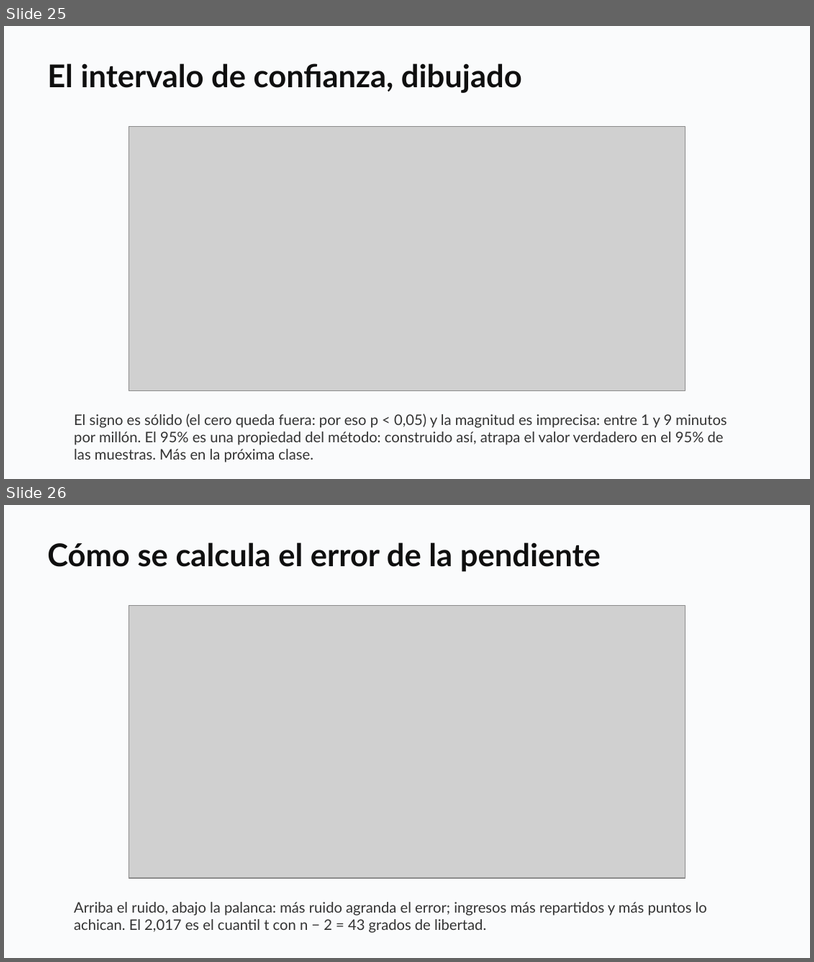
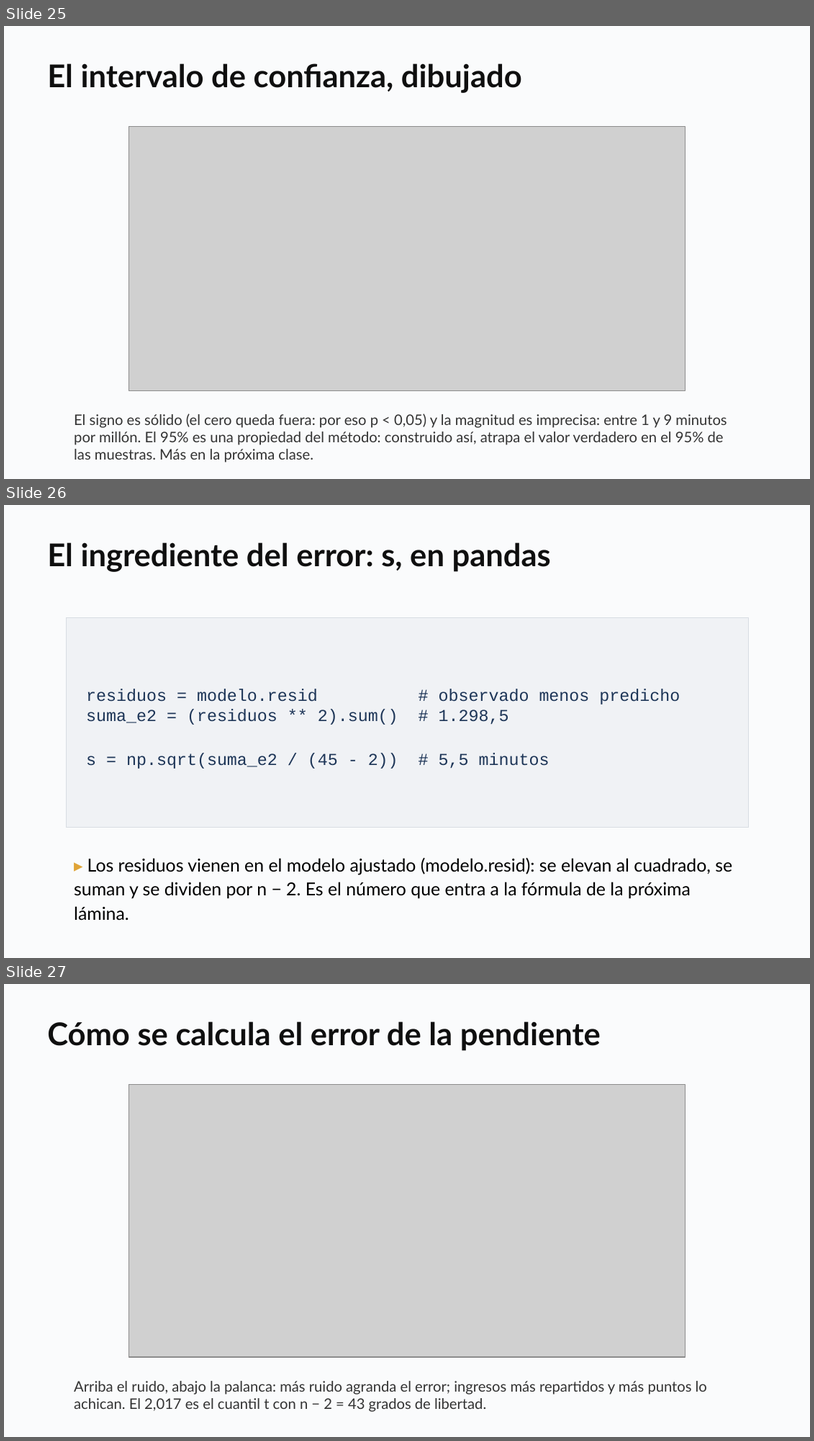
Before and after one commit to daniopitz/cienciadatos, a slide deck: presentaciones/clase04_regresion.pptx. Shown one above the other, each under a label of ours: slides 25 and 26 before the commit, slides 25, 26 and 27 after it. The pictures are 814x962 and 814x1441 pixels, drawn with LibreOffice and Linux fonts; fonts in the diff are those of the drawing; grey boxes stand for pictures. Boxes give left, top, right and bottom in pixels: in the first picture for what was removed or moved away, otherwise in the second. Text is boxed around its words. In the diff, an @@ line names an element or a change of style, - is before the commit and + after.

```diff
--- a/presentaciones/clase04_regresion.pptx
+++ b/presentaciones/clase04_regresion.pptx
@@ slide 26 added at (4,505,810,958), background #FFFFFF @@
@@ rectangle added at (4,505,810,958), fill #FAFBFC @@
@@ text added at (47,542,551,572), 28 pt, text #0F0F0F, bold @@
+El ingrediente del error: s, en pandas
@@ rectangle added at (66,618,749,828), fill #F0F2F5, outline #D8DDE3 0.75 pt, 15 pt, text #1D3557 @@
+residuos = modelo.resid # observado menos predicho
+suma_e2 = (residuos ** 2).sum() # 1.298,5
+s = np.sqrt(suma_e2 / (45 - 2)) # 5,5 minutos
@@ text added at (74,858,733,920), 16 pt, text #000000 @@
+▸ Los residuos vienen en el modelo ajustado (modelo.resid): se elevan al cuadrado, se suman y se dividen por n − 2. Es el número que entra a la fórmula de la próxima lámina.
@@ what was slide 26 is now slide 27 @@
```
Also in this commit, not shown: 1 other file.
